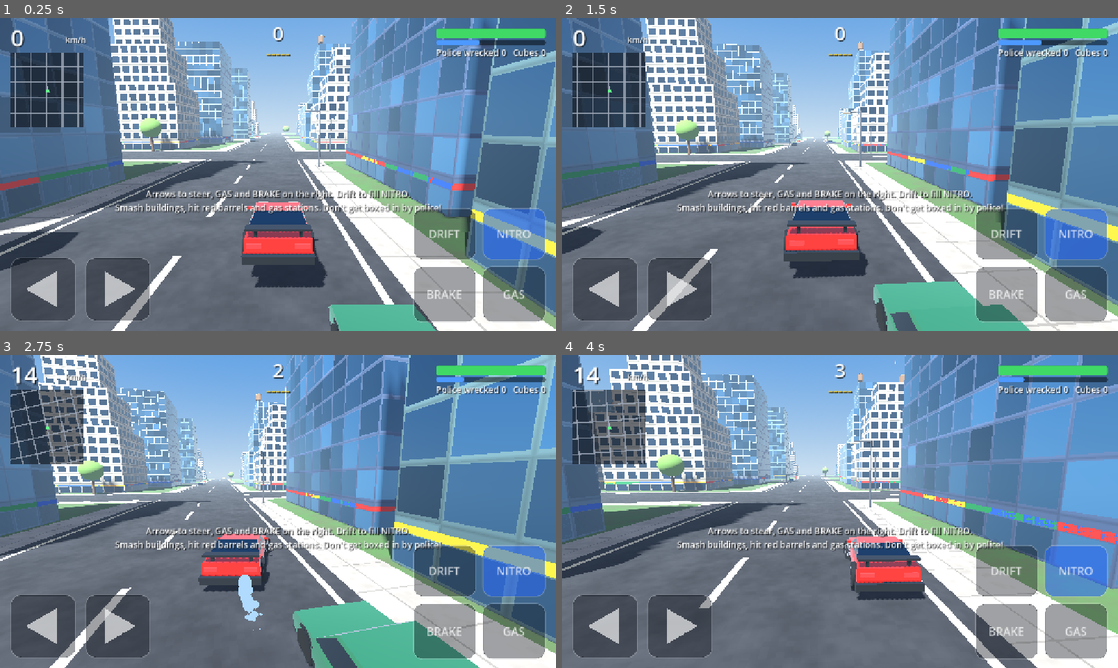
Above: before the commit, frames 1-4 (two rows, left to right).
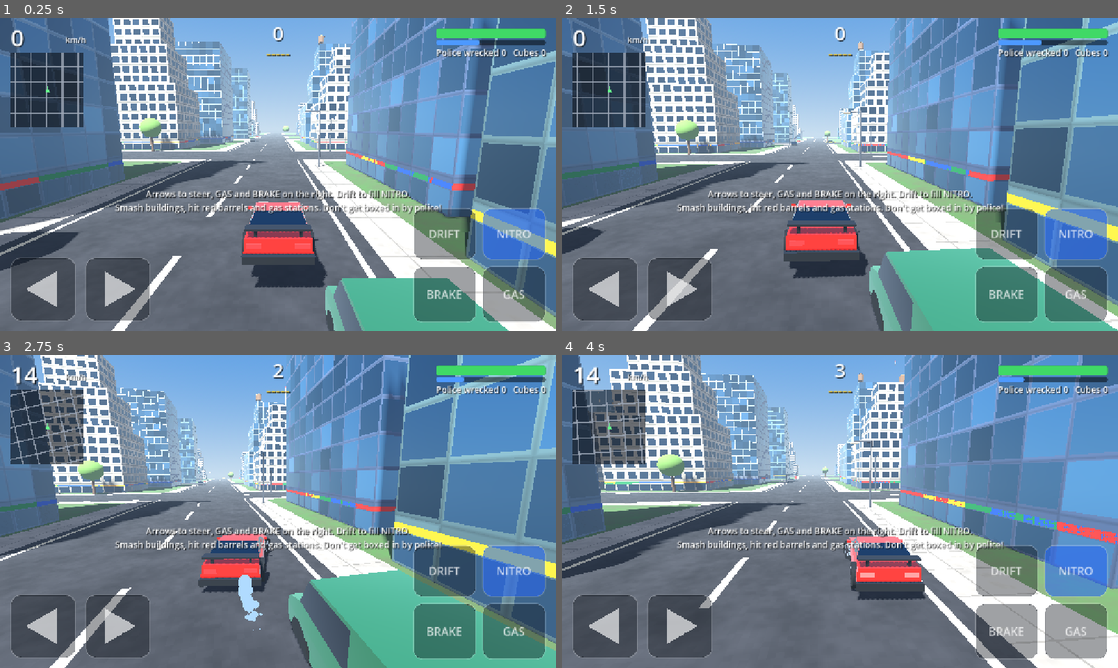
Above: after the commit, the same moments.

Repository: boidbit/cubecity
Game: Godot game, scene res://main.tscn
Same seed, same stepped clock (60 frames per second), same inputs: the game is played once before the commit and once after it.
Inputs (mouse positions are in pixels of both pictures, inside the frame that each line leads up to):
- Up to frame 1 (0.25 s): no input
- Up to frame 2 (1.5 s): tap Enter at 0.5 s; move the mouse to (962, 158) at 0.52 s; hold D 0.53-1.25 s; tap R at 0.6 s; click (962, 158) at 0.67 s; drag from (728, 190) to (812, 237) at 1.27 s
- Up to frame 3 (2.75 s): move the mouse to (333, 442) at 2.02 s; hold D from 2.03 s (still down); hold Q from 2.03 s (still down)
- Up to frame 4 (4 s): release D at 2.75 s; release Q at 2.75 s; drag from (812, 574) to (673, 464) at 2.77 s; move the mouse to (1006, 558) at 3.52 s; hold A from 3.53 s (still down); hold E from 3.53 s (still down)

The runs differ from the first frame. In frame 1, 3.4% of the frame differs, in the area x 45-92%, y 39-100%; in frame 2, 5.6%; in frame 3, 7.5%, in the area x 35-100%, y 40-100%; in frame 4, 0.2%.

Commit message:
No "bot" wording on screen; pile-up escape; car polish; mode options
- On-screen text and generated YouTube text no longer say "bot"; upload
  text now covers helicopter, rush hour and stunt videos
- Video runs: when the car is boxed in by a pile of cars it shoves them
  away (police, roadblocks and civilian traffic) and gets full nitro
- Near misses are counted within 5.5 m; rush hour has less traffic
- Cars: the body leans in corners and dips under braking, brake lights
  come on, new SUV, van and taxi shapes, black police door panels
- Record video lets you pick chase, heli, rush, stunt, destroy or survive

Co-Authored-By: Claude Sonnet 5.5 <noreply@anthropic.com>
Claude-Session: https://claude.ai/code/session_01PH4vTsndEbJhecoWK55aB1

Diff:
--- a/car.gd
+++ b/car.gd
@@ -72,6 +72,10 @@
 var backoff_t := 0.0
 var backoff_steer := 0.0
 var ram_cd := 0.0
+var vis: Node3D            # body, panels and lights: leans and pitches without touching the physics
+var vis_roll := 0.0
+var vis_pitch := 0.0
+var tail_mats: Array[StandardMaterial3D] = []
 var hold := false          # set by main: too many police are on the player, so shadow instead of ramming
 
 
@@ -99,6 +103,8 @@
 		_shape(Vector3(1.82, 0.62, 4.1), Vector3(0, 0.6, 0))
 		_shape(Vector3(1.42, 0.45, 1.9), Vector3(0, 1.08, 0.25))
 
+	vis = Node3D.new()
+	add_child(vis)
 	mat_body = ShaderMaterial.new()
 	mat_body.shader = Shaders.get_shader(Shaders.CAR)
 	mat_body.set_shader_parameter("color", color)
@@ -107,7 +113,7 @@
 	var bmi := MeshInstance3D.new()
 	bmi.mesh = CarMesh.body(kind)
 	bmi.material_override = mat_body
-	add_child(bmi)
+	vis.add_child(bmi)
 
 	var pcol := StandardMaterial3D.new()
 	pcol.albedo_color = color
@@ -132,7 +138,7 @@
 	var hy := 0.66 if not swat else 1.0
 	for x in [-hw, hw]:
 		_glow(Vector3(0.42, 0.12, 0.05), Vector3(x, hy, fz + 0.03), Color(1, 0.95, 0.8), 2.5)
-		_glow(Vector3(0.4, 0.12, 0.05), Vector3(x, hy + 0.08, rz - 0.06), Color(1, 0.08, 0.08), 1.6)
+		tail_mats.append(_glow(Vector3(0.4, 0.12, 0.05), Vector3(x, hy + 0.08, rz - 0.06), Color(1, 0.08, 0.08), 1.6))
 
 	var wr := 0.4 if not swat else 0.56
 	var wx := 0.86 if not swat else 1.06
@@ -182,7 +188,7 @@
 		add_child(siren_light)
 		if not swat:
 			for s in [-1.0, 1.0]:
-				_deco(Vector3(0.02, 0.26, 1.7), Vector3(s * 0.925, 0.62, 0.0), trim)
+				_deco(Vector3(0.03, 0.4, 1.7), Vector3(s * 0.93, 0.64, 0.0), trim)   # black door panels
 
 	smoke = main.fx.make_smoke()
 	smoke.position = Vector3(0, 1.0, -1.3)
@@ -251,7 +257,7 @@
 	mi.mesh = bm
 	mi.material_override = mat
 	mi.position = pos
-	add_child(mi)
+	vis.add_child(mi)
 
 
 func _part(size: Vector3, pos: Vector3, mat: Material) -> MeshInstance3D:
@@ -261,7 +267,7 @@
 	mi.mesh = bm
 	mi.material_override = mat
 	mi.position = pos
-	add_child(mi)
+	vis.add_child(mi)
 	parts.append(mi)
 	return mi
 
@@ -278,8 +284,23 @@
 	bm.material = m
 	mi.mesh = bm
 	mi.position = pos
-	add_child(mi)
+	vis.add_child(mi)
 	return m
+
+
+# The body leans out of corners and dips under braking (visual only), and the brake
+# lights come on when braking.
+func _body_motion(delta: float) -> void:
+	var acc := (linear_velocity - last_vel) / maxf(delta, 0.001)
+	var lat_a := acc.dot(global_transform.basis.x)
+	var lon_a := acc.dot(-global_transform.basis.z)
+	var k := 1.0 - exp(-9.0 * delta)
+	vis_roll = lerpf(vis_roll, clampf(lat_a * 0.0035, -0.06, 0.06), k)
+	vis_pitch = lerpf(vis_pitch, clampf(lon_a * 0.003, -0.045, 0.045), k)
+	vis.rotation = Vector3(vis_pitch, 0.0, vis_roll)
+	var braking := (input_gas < -0.1 and fwd_speed > 1.5) or hb_smooth > 0.3 or is_block
+	for m in tail_mats:
+		m.emission_energy_multiplier = 5.0 if braking else 1.6
 
 
 func set_headlights(night: float) -> void:
@@ -498,6 +519,7 @@
 		if main.clock - last_hurt > 4.0 and hp < max_hp:
 			heal(5.0 * delta)
 
+	_body_motion(delta)
 	_skid_and_smoke()
 	last_vel = linear_velocity
 
--- a/carmesh.gd
+++ b/carmesh.gd
@@ -127,6 +127,29 @@
 				box(st, Vector3(0, 0.5, -2.16), Vector3(1.0, 0.18, 0.04), TRIM)
 				box(st, Vector3(0, 0.32, 0), Vector3(1.75, 0.08, 4.0), TRIM)
 				box(st, Vector3(0, 1.08, 0.24), Vector3(1.5, 0.3, 0.08), PAINT))
+	elif kind == "suv":
+		m = _body([
+			Vector3(-2.15, 0.4, 0.95), Vector3(-2.2, 0.72, 0.96), Vector3(-2.05, 0.95, 0.95), Vector3(-0.95, 1.05, 0.94),
+			Vector3(-0.45, 1.62, 0.8), Vector3(1.7, 1.66, 0.8), Vector3(2.1, 1.1, 0.93), Vector3(2.2, 0.98, 0.94),
+			Vector3(2.22, 0.62, 0.96), Vector3(2.12, 0.4, 0.95)],
+			[3, 5],
+			[Vector2(-0.95, 1.08), Vector2(-0.5, 1.56), Vector2(1.6, 1.6), Vector2(1.95, 1.1)],
+			[-1.4, 1.45], 0.94, 0.8, 1.0, 1.66,
+			func(st: SurfaceTool):
+				box(st, Vector3(0, 0.58, -2.23), Vector3(1.15, 0.22, 0.04), TRIM)
+				box(st, Vector3(0, 0.38, 0), Vector3(1.85, 0.08, 4.3), TRIM)
+				box(st, Vector3(0.62, 1.69, 0.5), Vector3(0.06, 0.05, 2.2), TRIM)
+				box(st, Vector3(-0.62, 1.69, 0.5), Vector3(0.06, 0.05, 2.2), TRIM))
+	elif kind == "van":
+		m = _body([
+			Vector3(-2.3, 0.42, 0.98), Vector3(-2.36, 0.85, 0.99), Vector3(-2.2, 1.1, 0.98), Vector3(-1.55, 1.3, 0.97),
+			Vector3(-1.05, 2.0, 0.95), Vector3(2.25, 2.05, 0.95), Vector3(2.4, 1.1, 0.97), Vector3(2.38, 0.42, 0.98)],
+			[3],
+			[Vector2(-1.5, 1.34), Vector2(-1.1, 1.95), Vector2(0.3, 1.97), Vector2(0.3, 1.34)],
+			[-1.55, 1.6], 0.98, 0.95, 1.3, 2.05,
+			func(st: SurfaceTool):
+				box(st, Vector3(0, 0.6, -2.38), Vector3(1.3, 0.24, 0.04), TRIM)
+				box(st, Vector3(0, 0.4, 0), Vector3(1.9, 0.08, 4.6), TRIM))
 	else:
 		# armoured SWAT truck: boxy on purpose
 		var st := SurfaceTool.new()
--- a/civcar.gd
+++ b/civcar.gd
@@ -23,11 +23,14 @@
 var straight_only := false   # crossing traffic for the director: never turns at an intersection
 
 
+const TAXI := Color(0.95, 0.72, 0.08)
+
+
 static func palette(i: int) -> Color:
 	return COLORS[i % COLORS.size()]
 
 
-func build(m, color: Color, traffic: bool) -> void:
+func build(m, color: Color, traffic: bool, kind: String = "sedan") -> void:
 	main = m
 	mass = 1000.0
 	collision_layer = 4
@@ -43,10 +46,23 @@
 	mat.shader = Shaders.get_shader(Shaders.CAR)
 	mat.set_shader_parameter("color", color)
 	var bmi := MeshInstance3D.new()
-	bmi.mesh = CarMesh.body("sedan")
+	bmi.mesh = CarMesh.body("sedan" if kind == "taxi" else kind)
 	bmi.material_override = mat
 	bmi.position = Vector3(0, -0.15, 0)
 	add_child(bmi)
+	if kind == "taxi":
+		var sign := MeshInstance3D.new()
+		var sb := BoxMesh.new()
+		sb.size = Vector3(0.62, 0.16, 0.3)
+		var sm := StandardMaterial3D.new()
+		sm.albedo_color = Color(1.0, 0.95, 0.7)
+		sm.emission_enabled = true
+		sm.emission = Color(1.0, 0.9, 0.5)
+		sm.emission_energy_multiplier = 1.5
+		sb.material = sm
+		sign.mesh = sb
+		sign.position = Vector3(0, 1.34, 0.2)
+		add_child(sign)
 	var tire := CylinderMesh.new()
 	tire.top_radius = 0.38
 	tire.bottom_radius = 0.38
--- a/director.gd
+++ b/director.gd
@@ -12,8 +12,8 @@
 #   destroy  smash as much of the city as possible; finale is a tall tower
 #   survive  5 stars from the first second; just stay alive
 
-const TITLES := {"chase": "1 CAR vs 10 COPS", "destroy": "BOT vs THE CITY", "survive": "SURVIVE 5 STARS",
-	"stunt": "THE STUNT SHOW", "heli": "BOT vs HELICOPTER", "rush": "RUSH HOUR vs 1 BOT"}
+const TITLES := {"chase": "1 CAR vs 10 COPS", "destroy": "ONE CAR vs THE CITY", "survive": "SURVIVE 5 STARS",
+	"stunt": "THE STUNT SHOW", "heli": "ONE CAR vs A HELICOPTER", "rush": "RUSH HOUR vs ONE CAR"}
 # The stunt show runs these in order, moving on as soon as one is done (or cannot be placed).
 const STUNT_ORDER := ["corridor", "mega", "tower", "ramp", "mega", "gas", "tower", "corridor"]
 # Story lines shown in the middle of the screen when these events happen (once each).
@@ -24,7 +24,7 @@
 	"broke_free": "STILL ALIVE!", "heli_down": "HELICOPTER DOWN!", "swat_down": "SWAT DOWN!",
 }
 const START_CAPTIONS := {
-	"chase": "ONE BOT. NO BRAKES.", "survive": "5 STARS. NO ESCAPE.", "destroy": "HOW MUCH CAN IT BREAK?",
+	"chase": "ONE CAR. NO BRAKES.", "survive": "5 STARS. NO ESCAPE.", "destroy": "HOW MUCH CAN IT BREAK?",
 	"heli": "THEY SENT A HELICOPTER.", "rush": "RUSH HOUR. NO RULES.", "stunt": "NO RAMP IS TOO BIG.",
 }
 const PRIORITY := ["trap", "heli_down", "mega_jump", "collapse", "gas"]
@@ -47,6 +47,7 @@
 var shot_end := 3.0
 var next_shot := 9.0
 var break_t := 0.0
+var last_free := -9.0
 var jump_slowmo := false
 var end_card := false
 var finished := false
@@ -166,7 +167,7 @@
 		"rush":
 			main.cap_bonus = 1
 			main.spawn_gap = Vector2(2.0, 3.5)
-			main.traffic_cap = 36
+			main.traffic_cap = 30
 			main.traffic_ahead = true
 			_opening_police(2)
 		_:
@@ -484,7 +485,7 @@
 		var cd := perp * (1.0 if k == 0 else -1.0)
 		var left := Vector3.UP.cross(cd)
 		var off := left.dot(hv) * 3.5              # where this car's lane crosses the bot's path
-		var delta := -0.6 if k == 0 else 0.6       # just ahead of the bot / just behind it
+		var delta := -0.65 if k == 0 else 0.65     # just ahead of the car / just behind it
 		var cc := CivCar.new()
 		main.add_child(cc)
 		cc.build(main, CivCar.palette(randi()), true)
@@ -521,14 +522,14 @@
 			if c is CivCar and c.moving:
 				cv = c.dir * c.cruise
 			# touching cars are about 1.9 m apart centre to centre
-			if m > 2.05 and m < 3.6 and (cv - pv).length() > 12.0 and t - last_nm > 0.8:
+			if m > 2.05 and m < 5.5 and (cv - pv).length() > 14.0 and t - last_nm > 0.8:
 				last_nm = t
 				nm_count += 1
 				main.stats["near_miss"] += 1
 				main.bonus += 100
 				main.log_event("near_miss")
 				main.hud.banner("NEAR MISS x%d" % nm_count)
-				if m < 2.8:
+				if m < 3.2:
 					main.slowmo(0.8, 0.45)
 
 
@@ -770,21 +771,38 @@
 
 # Before the finale the run cannot be busted: when the meter gets close, the car
 # shoves the police off and gets a full nitro. Good drama, and the clip goes on.
+# Boxed in by a pile of cars (police, roadblocks, traffic): after a moment the car shoves
+# them all away and gets a full nitro, so a clip never stalls in a jam. Only video runs
+# do this; in the real game, getting out of a pile-up is up to the player.
 func _break_free(dt: float) -> void:
-	if not main.protect or main.busted < 0.85:
-		break_t = 0.0
-		return
-	break_t += dt
-	if break_t < 1.0:
+	var pl: Car = main.player
+	var crowd := 0
+	for c in main.cars_near(pl.global_position, 9.0):
+		if not c.is_player:
+			crowd += 1
+	for c in main.civs:
+		if is_instance_valid(c) and not c.dead and c.global_position.distance_to(pl.global_position) < 9.0:
+			crowd += 1
+	if pl.speed < 2.5 and crowd >= 2:
+		break_t += dt
+	else:
+		break_t = maxf(0.0, break_t - dt * 2.0)
+	if (break_t < 1.3 and main.busted < 0.85) or main.clock - last_free < 3.0:
 		return
 	break_t = 0.0
-	var pl: Car = main.player
-	for c in main.cars_near(pl.global_position, 10.0):
+	last_free = main.clock
+	for c in main.cars_near(pl.global_position, 12.0):
 		if c.is_player:
 			continue
 		var dirv: Vector3 = c.global_position - pl.global_position
 		dirv.y = 0.0
-		c.apply_central_impulse((dirv.normalized() * 6.0 + Vector3(0, 2.5, 0)) * c.mass)
+		c.apply_central_impulse((dirv.normalized() * 9.0 + Vector3(0, 3.0, 0)) * c.mass)
+	for c in main.civs:
+		if is_instance_valid(c) and not c.dead and c.global_position.distance_to(pl.global_position) < 12.0:
+			var dv: Vector3 = c.global_position - pl.global_position
+			dv.y = 0.0
+			c.knock(Vector3.ZERO)
+			c.apply_central_impulse((dv.normalized() * 8.0 + Vector3(0, 3.0, 0)) * c.mass)
 	pl.nitro = 100.0
 	main.busted = 0.35
 	main.hud.banner("BROKE FREE!")
--- a/main.gd
+++ b/main.gd
@@ -362,7 +362,9 @@
 		var d := Vector3(roundf(-sin(yaw)), 0, roundf(-cos(yaw)))
 		var c := CivCar.new()
 		add_child(c)
-		c.build(self, CivCar.palette(randi()), true)
+		var kinds := ["sedan", "sedan", "suv", "van", "taxi"]
+		var ck: String = kinds[randi() % kinds.size()]
+		c.build(self, CivCar.TAXI if ck == "taxi" else CivCar.palette(randi()), true, ck)
 		c.cruise = randf_range(9.0, 13.0)
 		c.start_route(r["pos"], d)
 		civs.append(c)
--- a/props.gd
+++ b/props.gd
@@ -186,7 +186,7 @@
 			"parked":
 				var cc := CivCar.new()
 				parent.add_child(cc)
-				cc.build(main, CivCar.palette(d["c"]), false)
+				cc.build(main, CivCar.palette(d["c"]), false, ["sedan", "suv", "van", "sedan"][int(d["c"]) % 4])
 				cc.global_transform = Transform3D(Basis(Vector3.UP, d["yaw"]), d["p"])
 				cc.prop_ref = d
 				d["node"] = cc
Not shown, changed: .github/workflows/record.yml
Not shown, changed: README.md
Not shown, changed: tools/compose.py
Not shown, changed: tools/upload_text.py
